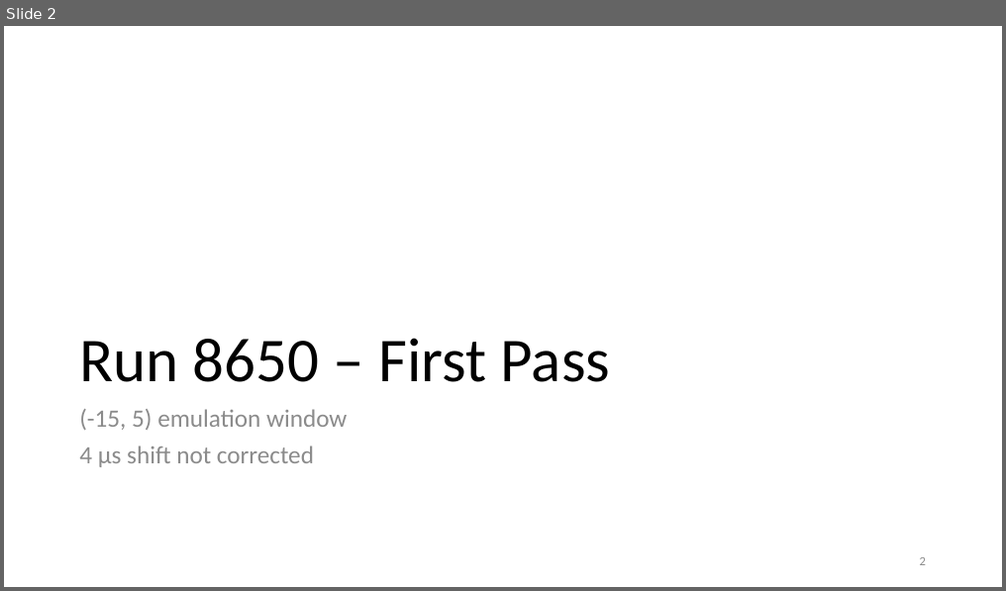
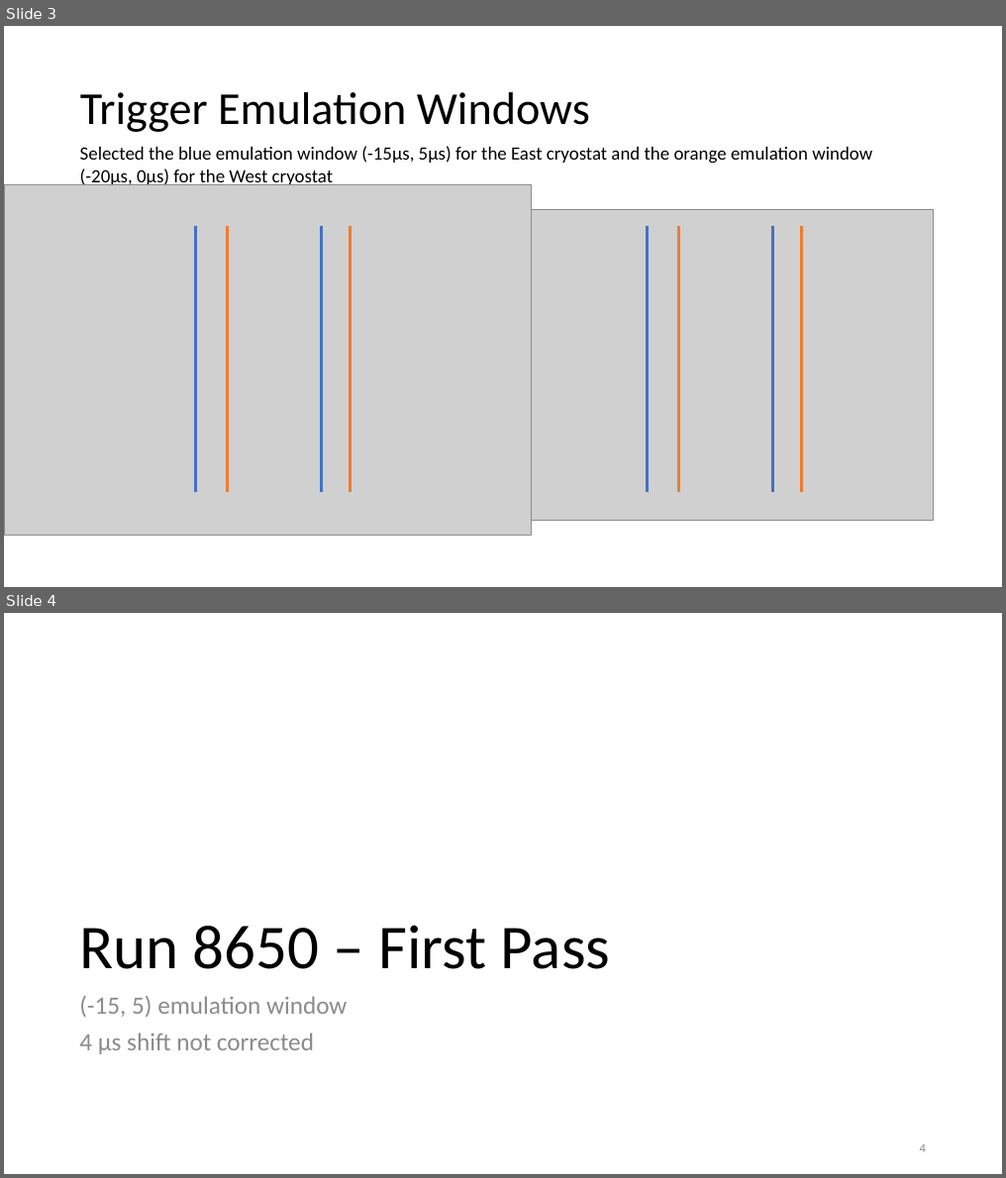
Before and after one commit to TanviKrishnan/SULI-Icarus-TriggerEfficiency, a slide deck: Group Presentations/Run 8650 Efficiency Results.pptx. Shown one above the other, each under a label of ours: slide 2 before the commit, slides 3 and 4 after it. The pictures are 1006x591 and 1006x1178 pixels, drawn with LibreOffice and Linux fonts; fonts in the diff are those of the drawing; grey boxes stand for pictures. Boxes give left, top, right and bottom in pixels: in the first picture for what was removed or moved away, otherwise in the second. Text is boxed around its words. In the diff, an @@ line names an element or a change of style, - is before the commit and + after.

```diff
--- a/Group Presentations/Run 8650 Efficiency Results.pptx
+++ b/Group Presentations/Run 8650 Efficiency Results.pptx
@@ slide 3 added at <box>4,26,1002,587</box>, background #FFFFFF @@
@@ title added at <box>80,92,590,132</box>, 44 pt, text #000000 @@
+Trigger Emulation Windows
@@ text added at <box>80,146,872,187</box>, 18 pt, text #000000 @@
+Selected the blue emulation window (-15µs, 5µs) for the East cryostat and the orange emulation window (-20µs, 0µs) for the West cryostat
@@ picture added at <box>4,184,531,536</box> @@
@@ line added from (196, 227) to (196, 492), #4472C4 3 pt @@
@@ line added from (228, 227) to (228, 492), #ED7D31 3 pt @@
@@ line added from (322, 227) to (322, 492), #4472C4 3 pt @@
@@ line added from (350, 227) to (350, 492), #ED7D31 3 pt @@
@@ picture added at <box>484,209,934,521</box> @@
@@ line added from (648, 227) to (648, 492), #4472C4 3 pt @@
@@ line added from (679, 227) to (679, 492), #ED7D31 3 pt @@
@@ line added from (773, 227) to (773, 492), #4472C4 3 pt @@
@@ line added from (801, 227) to (801, 492), #ED7D31 3 pt @@
@@ what was slide 2 is now slide 4 @@
@@ page number at <box>920,1145,926,1153</box>: text changed @@
-2
+4
```
Also in this commit, not shown: 1 slide changed, 2 other slides added, 2 other files.
